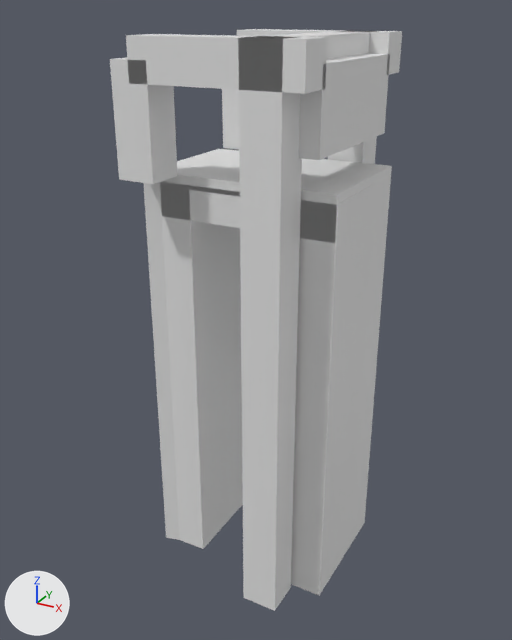
Before and after pictures for a commit that changed the glTF model models/maassluis/maassluis-lijndraaiersbrug-2/maassluis-lijndraaiersbrug-2.glb.
Rendered twice from a 50 mm camera at (7.61, -14.54, 3.78) aimed at (-0.28, -0.18, -3.4). The lights are fixed; the arrows at lower left show +X, +Y and +Z. The first picture is the older version.

The older version as bpy lines, for what is in view:
```python
ob_building_balans = bpy.data.objects.new('building:balans', me_balans)
ob_building_balans.location = (0.0, 0.0, 0.0)
ob_building_balans_2 = bpy.data.objects.new('building:balans 2', me_balans_2)
ob_building_balans_2.location = (0.0, 0.0, 0.0)
ob_building_contragewicht = bpy.data.objects.new('building:contragewicht', me_contragewicht)
ob_building_contragewicht.location = (0.0, 0.0, 0.0)
ob_building_hamei = bpy.data.objects.new('building:hamei', me_hamei)
ob_building_hamei.location = (0.0, 0.0, 0.0)
ob_building_hamei_2 = bpy.data.objects.new('building:hamei 2', me_hamei_2)
ob_building_hamei_2.location = (0.0, 0.0, 0.0)
ob_building_hangstang = bpy.data.objects.new('building:hangstang', me_hangstang)
ob_building_hangstang.location = (0.0, 0.0, 0.0)
ob_building_hangstang_2 = bpy.data.objects.new('building:hangstang 2', me_hangstang_2)
ob_building_hangstang_2.location = (0.0, 0.0, 0.0)
ob_building_portaal = bpy.data.objects.new('building:portaal', me_portaal)
ob_building_portaal.location = (0.0, 0.0, 0.0)
ob_road_landhoofd__aangenomen = bpy.data.objects.new('road:landhoofd (aangenomen)', me_landhoofd__aangenomen)
ob_road_landhoofd__aangenomen.location = (0.0, 0.0, 0.0)
# also in view: 'road:fietspad' at (0.0, 0.61, 0.26); 'road:voetpad' at (-0.01, -0.98, 0.26); 'road:dek' at (0.0, 0.0, -0.19); 'road:landhoofd (aangenomen) 2' at (1.77, 0.0, -4.9)
```
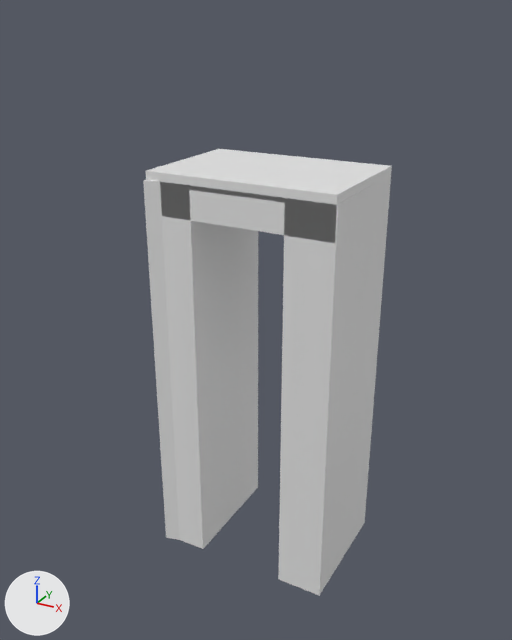
What changed in the scene script:
```text
Remove ob_building_hamei:
    ob_building_hamei = bpy.data.objects.new('building:hamei', me_hamei)
    ob_building_hamei.location = (0.0, 0.0, 0.0)
Remove ob_building_hamei_2:
    ob_building_hamei_2 = bpy.data.objects.new('building:hamei 2', me_hamei_2)
    ob_building_hamei_2.location = (0.0, 0.0, 0.0)
Remove ob_building_portaal:
    ob_building_portaal = bpy.data.objects.new('building:portaal', me_portaal)
    ob_building_portaal.location = (0.0, 0.0, 0.0)
Remove ob_building_balans:
    ob_building_balans = bpy.data.objects.new('building:balans', me_balans)
    ob_building_balans.location = (0.0, 0.0, 0.0)
Remove ob_building_hangstang:
    ob_building_hangstang = bpy.data.objects.new('building:hangstang', me_hangstang)
    ob_building_hangstang.location = (0.0, 0.0, 0.0)
Remove ob_building_balans_2:
    ob_building_balans_2 = bpy.data.objects.new('building:balans 2', me_balans_2)
    ob_building_balans_2.location = (0.0, 0.0, 0.0)
Remove ob_building_hangstang_2:
    ob_building_hangstang_2 = bpy.data.objects.new('building:hangstang 2', me_hangstang_2)
    ob_building_hangstang_2.location = (0.0, 0.0, 0.0)
Remove ob_building_contragewicht:
    ob_building_contragewicht = bpy.data.objects.new('building:contragewicht', me_contragewicht)
    ob_building_contragewicht.location = (0.0, 0.0, 0.0)
```

Where the change shows, as pixel boxes (x1, y1, x2, y2) in the pictures (512 x 640 px):
'building:hamei 2', deleted
    before: (238, 36, 302, 611)
'building:balans 2', deleted
    before: (126, 34, 327, 94)
'building:contragewicht', deleted
    before: (299, 54, 390, 160)
'building:hangstang 2', deleted
    before: (110, 57, 178, 184)
'building:balans', deleted
    before: (237, 29, 402, 75)
'building:portaal', deleted
    before: (260, 31, 375, 59)
'building:hangstang', deleted
    before: (222, 89, 239, 150)
'building:hamei', deleted
    before: (328, 31, 377, 164)
